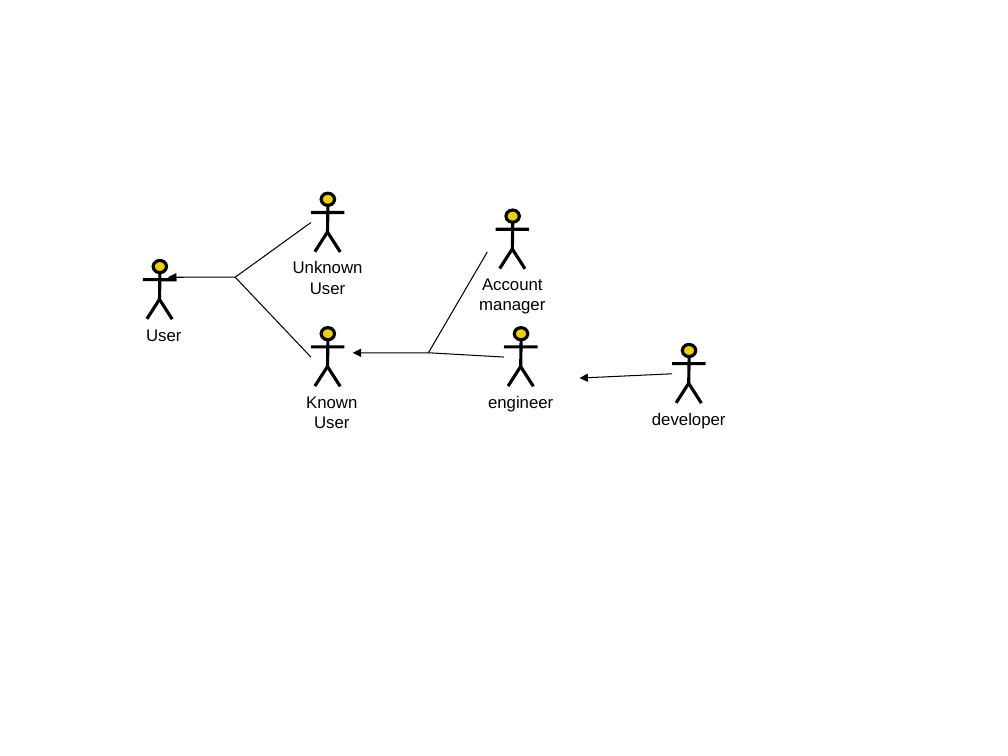
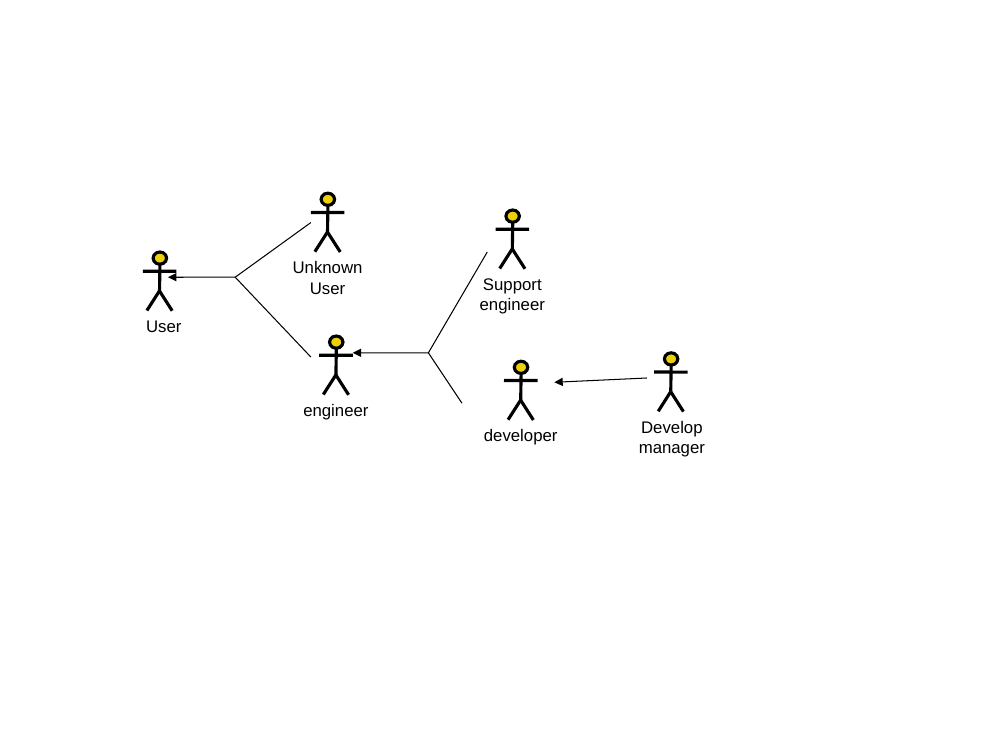
Before and after one commit to rte126/src-pe-tools, a slide deck: slide 5 of classes/CS579/dbclass/Project.ppt. Drawn at 1008x756 pixels with LibreOffice and Linux fonts; fonts in the diff are those of the drawing. Boxes give left, top, right and bottom in pixels: in the first picture for what was removed or moved away, otherwise in the second. Text is boxed around its words. In the diff, an @@ line names an element or a change of style, - is before the commit and + after.

```diff
--- a/classes/CS579/dbclass/Project.ppt
+++ b/classes/CS579/dbclass/Project.ppt
@@ 4 lines, 1 text, 1 ellipse: place and size @@
-4 lines, 1 text, 1 ellipse at [143, 260, 181, 341]
+4 lines, 1 text, 1 ellipse at [143, 252, 181, 332]
@@ text at [480, 278, 545, 314]: text changed @@
-Account manager
+Support
+engineer
@@ 2 lines, 1 ellipse: place and size @@
-2 lines, 1 ellipse at [310, 328, 345, 366]
+2 lines, 1 ellipse at [320, 336, 353, 375]
@@ line moved from (504, 357) - (428, 353) to (462, 403) - (428, 353) @@
@@ line moved from (340, 386) - (328, 367) to (324, 394) - (336, 375) @@
@@ line moved from (314, 386) - (328, 366) to (349, 395) - (336, 375) @@
@@ 4 lines, 1 ellipse: place and size @@
-4 lines, 1 ellipse at [504, 328, 537, 386]
+4 lines, 1 ellipse at [504, 361, 537, 420]
@@ arrow moved from (672, 374) - (580, 378) to (647, 378) - (554, 382) @@
@@ text "engineer": place and size @@
-text "engineer" at [488, 396, 553, 412]
+text "engineer" at [303, 404, 368, 420]
@@ text removed at [306, 396, 357, 428] @@
-Known User
@@ 4 lines, 1 ellipse: place and size @@
-4 lines, 1 ellipse at [672, 345, 706, 403]
+4 lines, 1 ellipse at [654, 353, 687, 411]
@@ text "developer": place and size @@
-text "developer" at [652, 413, 726, 429]
+text "developer" at [484, 429, 558, 445]
@@ text added at [639, 421, 705, 457], 12 pt, text #000000 @@
+Develop
+manager
```
Also in this commit, not shown: 1 other slide changed, 1 slide added, 1 slide removed, 4 other files.
